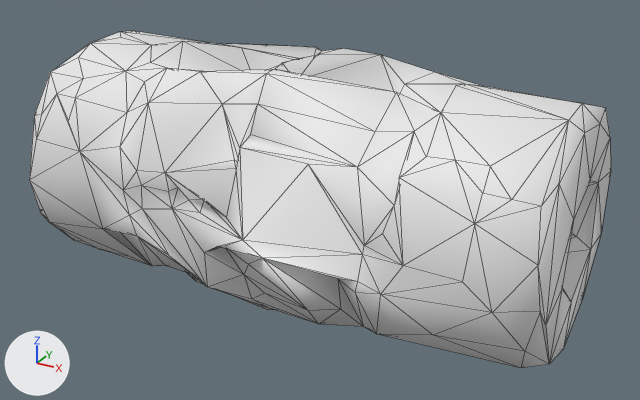
Before and after pictures for a commit that changed the glTF model public/assets/game/fish-tofu-roll/lod.glb.
Both versions are drawn from a camera (50 mm lens) standing at (0.738, -1.283, 0.618) and looking at (0.03, 0.004, -0.025). Arrows for +X, +Y and +Z are at lower left; the lights stay in place. The first picture is the older version. Mesh edges are drawn as thin lines. Vertices at exactly the same position are counted once.

In view in the first picture: 'Fish Tofu Roll'.
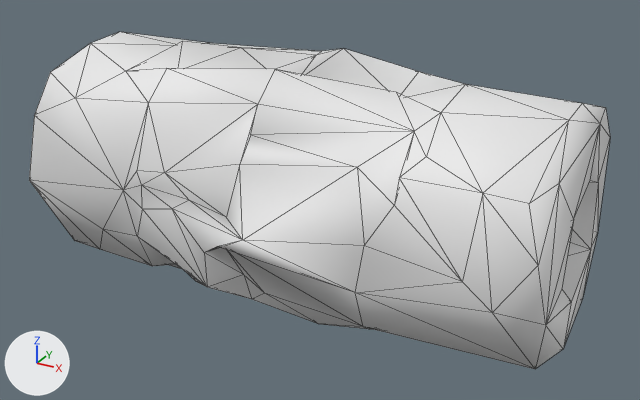
Boxes (x1, y1, x2, y2) around the edits, measured in the pictures (640 x 400 px):
'Fish Tofu Roll', reshaped: before (29, 31, 611, 368); after (29, 32, 610, 369)
part 1 of me_fish_tofu_roll_mesh, cut back: before (29, 31, 611, 368); after (345, 49, 610, 369)
part 2 of me_fish_tofu_roll_mesh, deleted: before (30, 181, 151, 266)

Edits to the bpy script that builds the scene:
```text
Change me_fish_tofu_roll_mesh:
    used by ob_fish_tofu_roll; location = (0.0, 0.0, 0.0)
    remove me_fish_tofu_roll_mesh.from_pydata(...)  # 327 vertices, 650 faces; spans x -0.499..0.499, y -0.239..0.241, z -0.239..0.241
    add me_fish_tofu_roll_mesh.from_pydata(...)  # 171 vertices, 338 faces; spans x -0.499..0.499, y -0.239..0.241, z -0.239..0.239
    me_fish_tofu_roll_mesh part 1: 162 vertices removed from x -0.499..0.493, y -0.235..0.237, z -0.237..0.241; 8 vertices added at x -0.233..0.485, y -0.185..0.194, z -0.202..0.226
    me_fish_tofu_roll_mesh part 2: 2 vertices removed from x -0.489..-0.454, y -0.187..-0.173, z -0.101..-0.093
```
